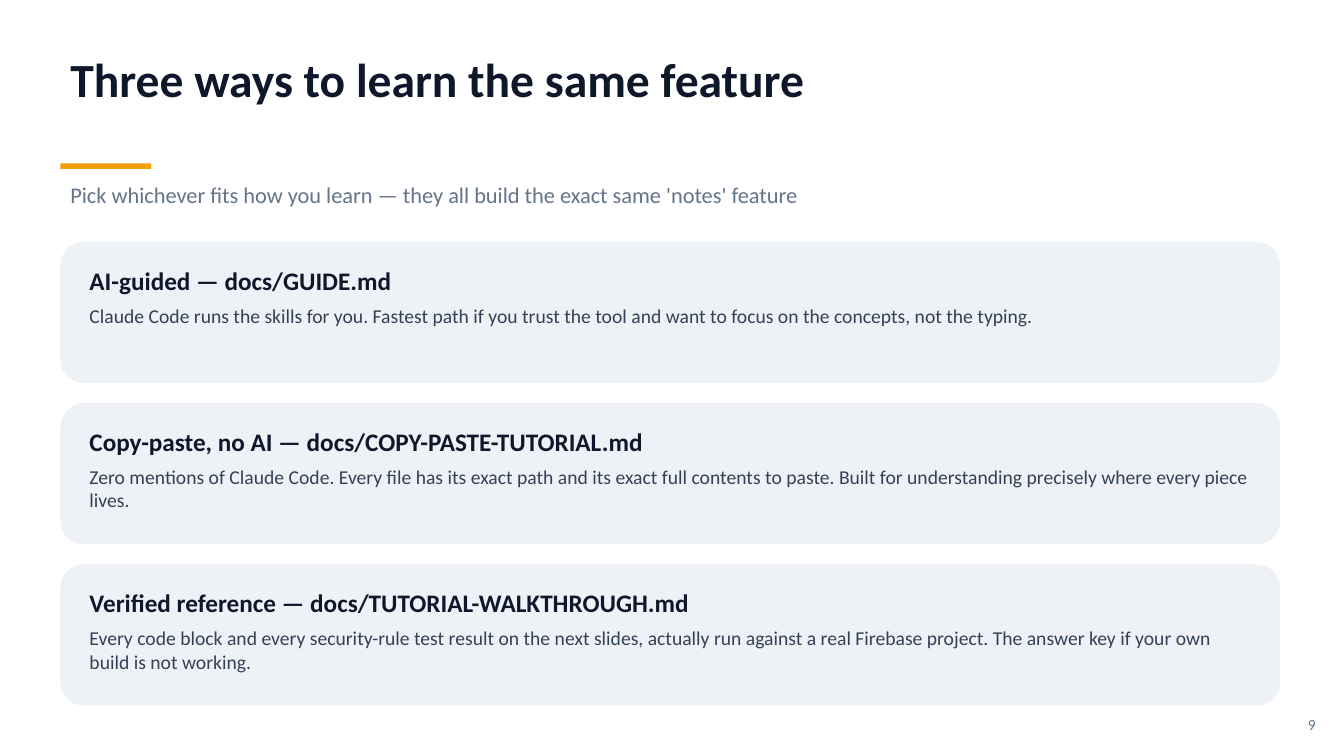
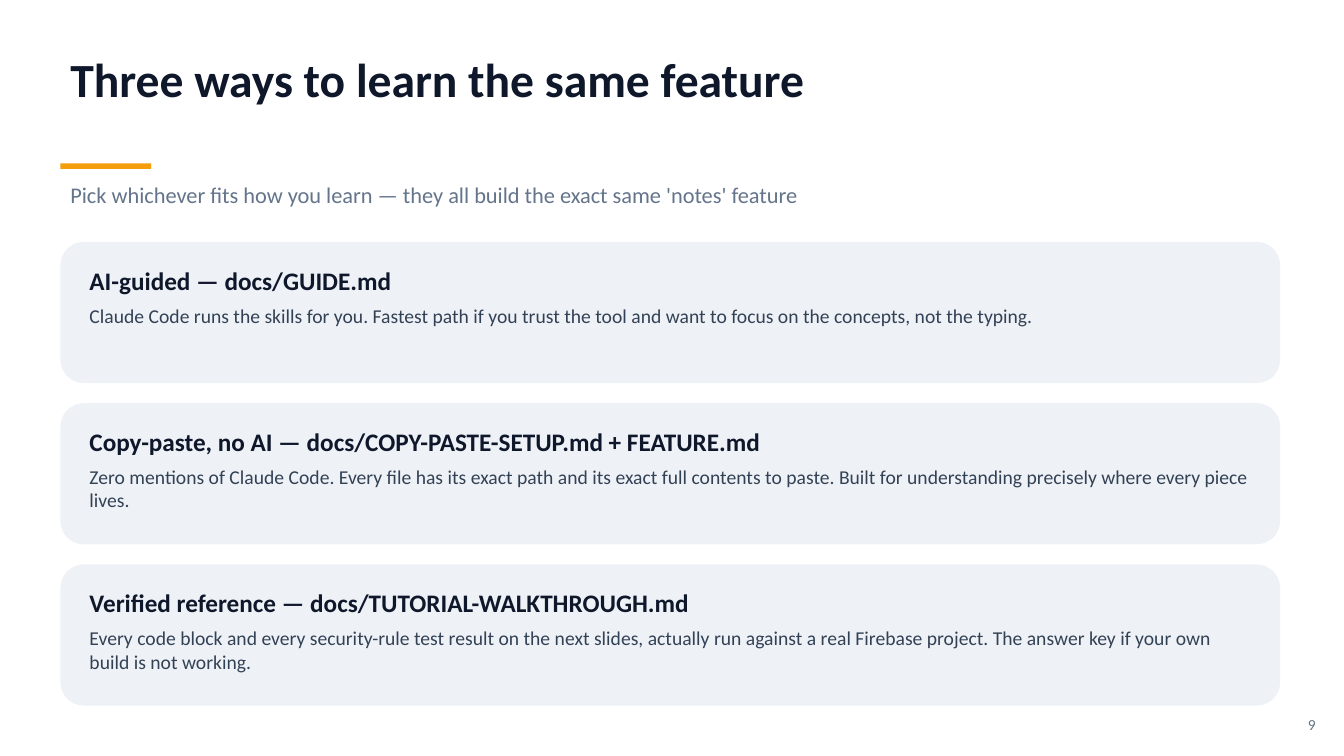
Before and after one commit to AEX8/team9-garage-boilerplate, a slide deck: slide 9 of docs/garage-boilerplate-guide.pptx. Drawn at 1344x756 pixels with LibreOffice and Linux fonts; fonts in the diff are those of the drawing. Boxes give left, top, right and bottom in pixels: in the first picture for what was removed or moved away, otherwise in the second. Text is boxed around its words. In the diff, an @@ line names an element or a change of style, - is before the commit and + after.

Commit message:
fix: slide decks missed enabling Firestore, plus leftover develop/tutorial refs (#12)
- Setup slide never told students to enable Auth/Firestore, only "create
  a project" + "paste config" — the exact gap the markdown docs already
  covered, just missed when the decks were built.
- Several slides still said "PR into develop" and referenced the old
  combined COPY-PASTE-TUTORIAL.md (split into SETUP.md + FEATURE.md
  since then) — leftover from before the git workflow simplification
  and tutorial split.
- Two "firebase deploy" commands were missing the npx firebase-tools
  prefix fix that was already applied everywhere else.

```diff
--- a/docs/garage-boilerplate-guide.pptx
+++ b/docs/garage-boilerplate-guide.pptx
@@ text in rounded rectangle at box(89, 433, 760, 455): text changed @@
-Copy-paste, no AI — docs/COPY-PASTE-TUTORIAL.md
+Copy-paste, no AI — docs/COPY-PASTE-SETUP.md + FEATURE.md
```
Also in this commit, not shown: 4 other slides changed, 1 other file.
